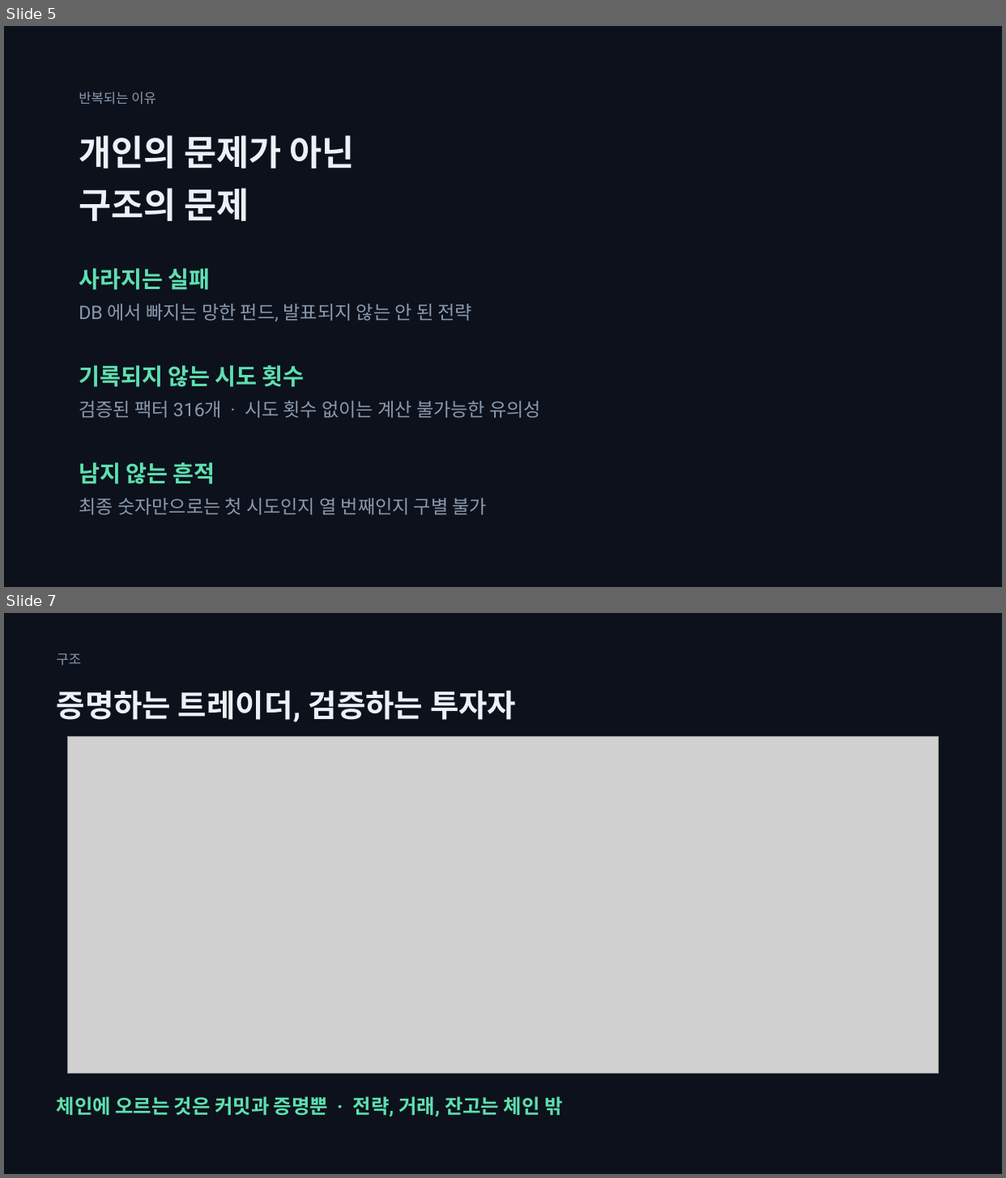
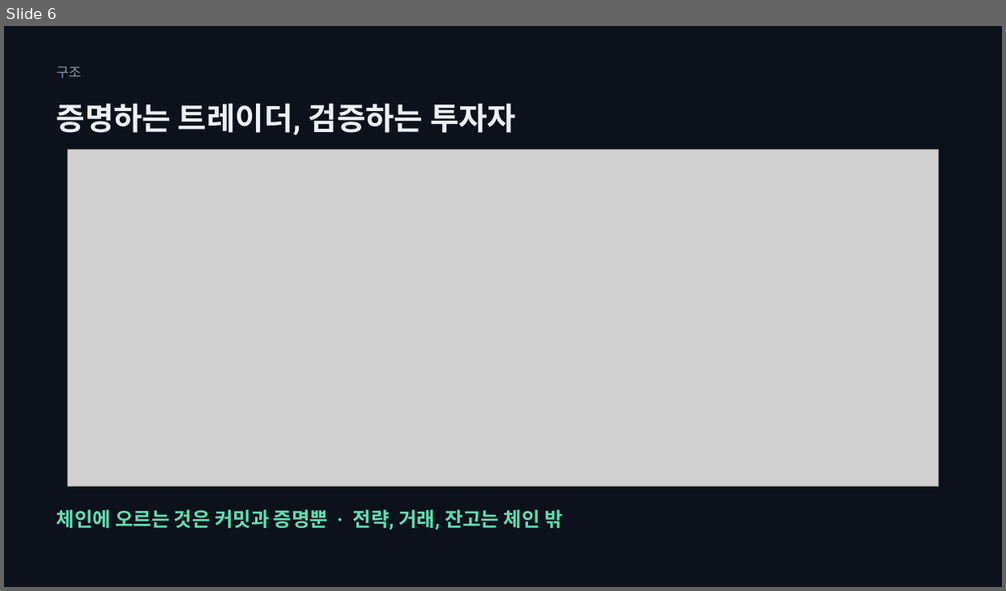
Before and after one commit to SeoDongOk/proof-of-track-record, a slide deck: deck/proof-of-track-record-talk.pptx. Shown one above the other, each under a label of ours: slides 5 and 7 before the commit, slide 6 after it; the slides between them are not shown. The pictures are 1006x1178 and 1006x591 pixels, drawn with LibreOffice and Linux fonts; fonts in the diff are those of the drawing; grey boxes stand for pictures. Boxes give left, top, right and bottom in pixels: in the first picture for what was removed or moved away, otherwise in the second. Text is boxed around its words. In the diff, an @@ line names an element or a change of style, - is before the commit and + after.

```diff
--- a/deck/proof-of-track-record-talk.pptx
+++ b/deck/proof-of-track-record-talk.pptx
@@ slide 5 removed at (4, 26, 1002, 587), background #FFFFFF @@
@@ rectangle removed at (4, 26, 1002, 587) @@
@@ text removed at (79, 92, 156, 105) @@
-반복되는 이유
@@ text removed at (79, 135, 355, 221) @@
-개인의 문제가 아닌
-구조의 문제
@@ text removed at (79, 268, 210, 290) @@
-사라지는 실패
@@ text removed at (79, 304, 472, 322) @@
-DB 에서 빠지는 망한 펀드, 발표되지 않는 안 된 전략
@@ text removed at (79, 365, 305, 387) @@
-기록되지 않는 시도 횟수
@@ text removed at (79, 401, 541, 418) @@
-검증된 팩터 316개 · 시도 횟수 없이는 계산 불가능한 유의성
@@ text removed at (79, 463, 215, 484) @@
-남지 않는 흔적
@@ text removed at (79, 498, 488, 515) @@
-최종 숫자만으로는 첫 시도인지 열 번째인지 구별 불가
@@ what was slide 7 is now slide 6 @@
```
Also in this commit, not shown: 3 slides changed, 2 slides added, 2 other slides removed, 2 other files.
